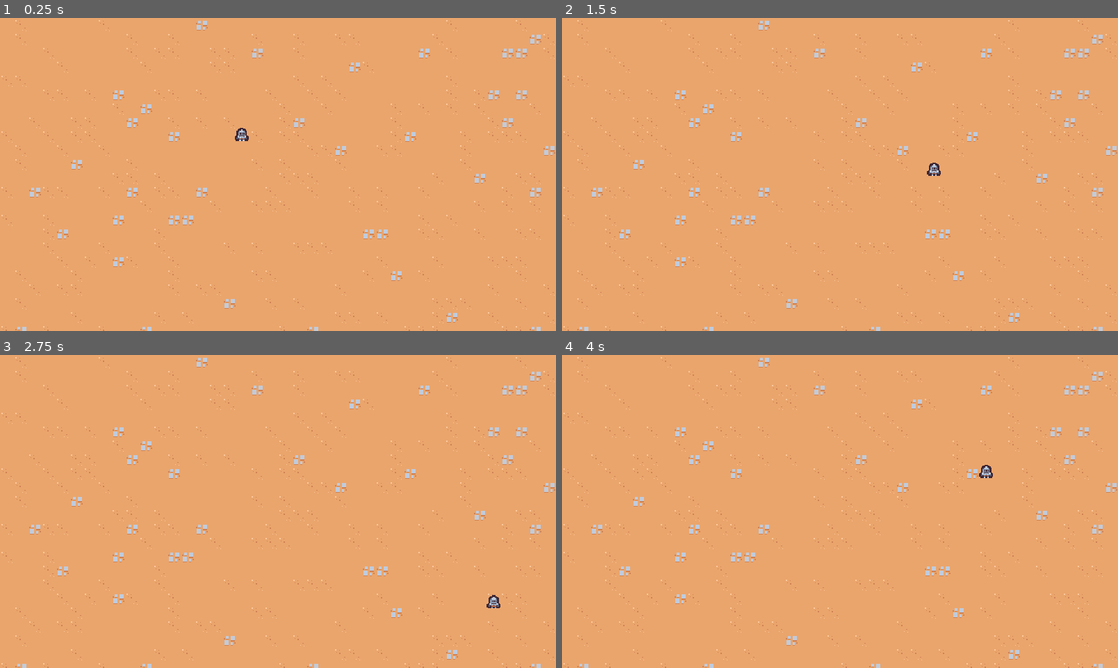
Above: before the commit, frames 1-4 (two rows, left to right).
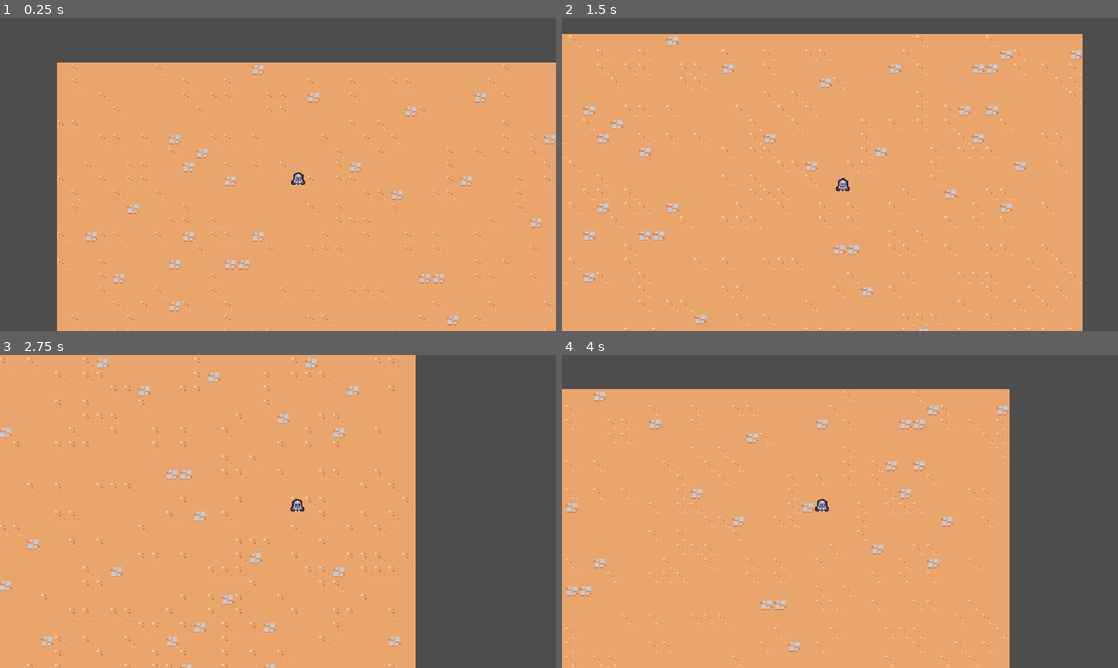
Above: after the commit, the same moments.

Repository: rafariossaa/godot_2d_survival_tutorial
Game: Godot game, scene res://scenes/main/main.tscn
The game is run twice, just before and just after one commit, with the same random seed, the same clock (stepped at 60 frames per second) and the same inputs.
Inputs:
- Up to frame 1 (0.25 s): no input
- Up to frame 2 (1.5 s): hold Right (move_right) 0.53-1.28 s; hold Down (move_down) from 1.28 s (still down)
- Up to frame 3 (2.75 s): release Down (move_down) at 2.03 s; hold Right (move_right) from 2.03 s (still down)
- Up to frame 4 (4 s): release Right (move_right) at 2.78 s; hold Up (move_up) 2.78-3.53 s; hold Left (move_left) from 3.53 s (still down)

The runs differ from the first frame. In frame 1, 26% of the frame differs, in the area x 0-100%, y 0-100%; in frame 2, 15%; in frame 3, 29%; in frame 4, 32%.

Commit message:
Lesson 05 + 06 - Camera Movement

Diff:
--- /dev/null
+++ b/assets/game_camera/game_camera.gd
@@ -0,0 +1,19 @@
+extends Camera2D
+
+var target_position = Vector2.ZERO
+
+func _ready():
+	make_current()
+
+
+# Called every frame. 'delta' is the elapsed time since the previous frame.
+func _process(delta):
+	acquire_target()
+	global_position = global_position.lerp(target_position, 1.0 - exp(-delta * 10))
+
+func acquire_target():
+	var player_nodes = get_tree().get_nodes_in_group("player")
+	if player_nodes.size() > 0:
+		# Cast only for intellisense
+		var player = player_nodes[0] as Node2D
+		target_position = player.global_position
--- /dev/null
+++ b/assets/game_camera/game_camera.tscn
@@ -0,0 +1,6 @@
+[gd_scene load_steps=2 format=3 uid="uid://cnq0m7uesfc7p"]
+
+[ext_resource type="Script" path="res://assets/game_camera/game_camera.gd" id="1_52y0g"]
+
+[node name="GameCamera" type="Camera2D"]
+script = ExtResource("1_52y0g")
--- a/scenes/main/main.tscn
+++ b/scenes/main/main.tscn
@@ -1,9 +1,12 @@
-[gd_scene load_steps=3 format=3 uid="uid://n2nryh6r21x7"]
+[gd_scene load_steps=4 format=3 uid="uid://n2nryh6r21x7"]
 
+[ext_resource type="PackedScene" uid="uid://cnq0m7uesfc7p" path="res://assets/game_camera/game_camera.tscn" id="1_1x2xq"]
 [ext_resource type="PackedScene" uid="uid://baujaeh0ajd1p" path="res://scenes/player/player.tscn" id="1_ke4iv"]
 [ext_resource type="TileSet" uid="uid://8ml0jpl1eb1t" path="res://resources/tileset.tres" id="1_nj4a5"]
 
 [node name="Main" type="Node"]
+
+[node name="GameCamera" parent="." instance=ExtResource("1_1x2xq")]
 
 [node name="TileMap" type="TileMap" parent="."]
 tile_set = ExtResource("1_nj4a5")
--- a/scenes/player/player.tscn
+++ b/scenes/player/player.tscn
@@ -6,7 +6,7 @@
 [sub_resource type="CircleShape2D" id="CircleShape2D_35s31"]
 radius = 5.0
 
-[node name="Player" type="CharacterBody2D"]
+[node name="Player" type="CharacterBody2D" groups=["player"]]
 script = ExtResource("1_bnnwf")
 
 [node name="Sprite2D" type="Sprite2D" parent="."]
